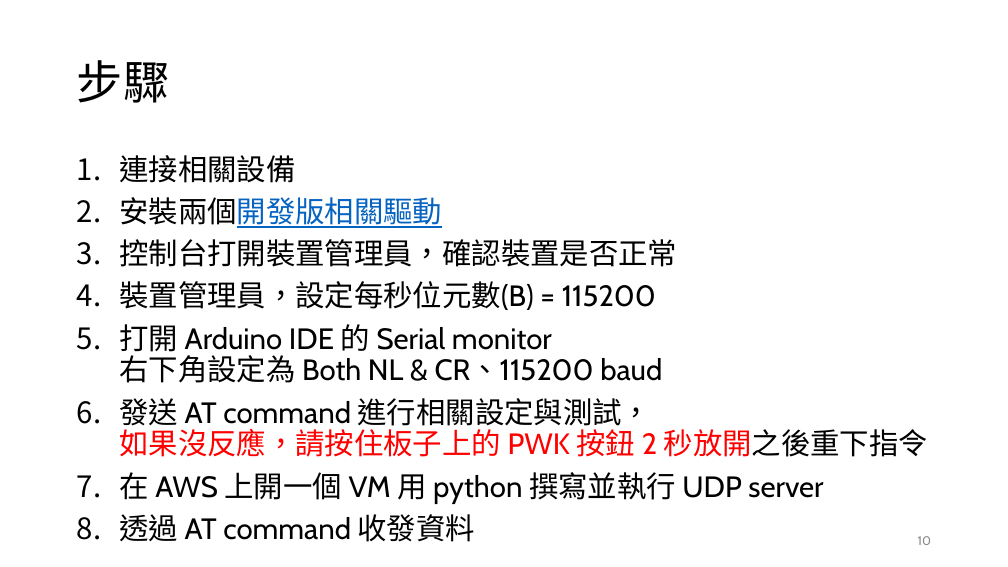
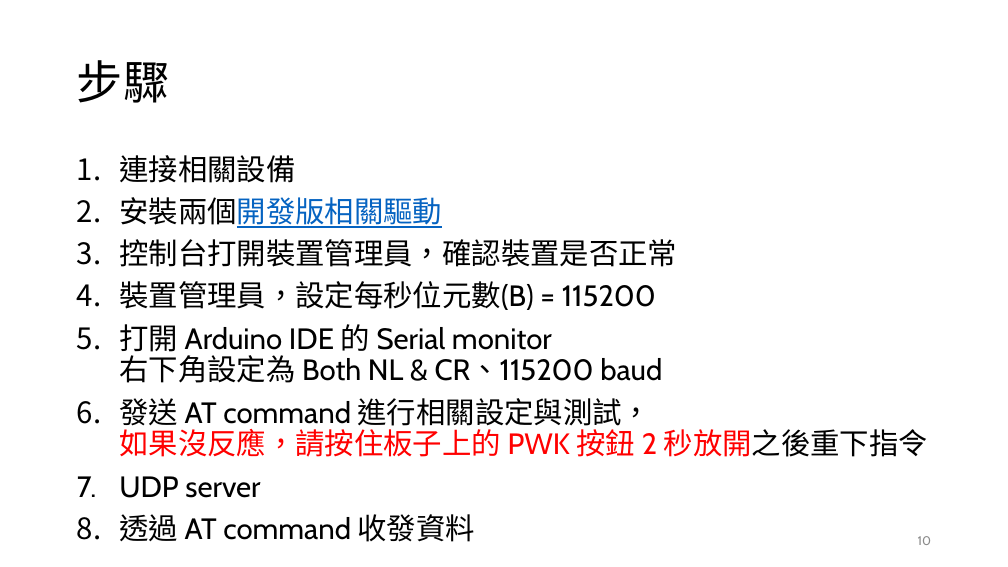
Before and after one commit to Yuki23329626/apache-docker, a slide deck: slide 10 of apache/data/hielo/ppt/NB-IoT.pptx. Drawn at 1008x567 pixels with LibreOffice and Linux fonts; fonts in the diff are those of the drawing. Boxes give left, top, right and bottom in pixels: in the first picture for what was removed or moved away, otherwise in the second. Text is boxed around its words. In the diff, an @@ line names an element or a change of style, - is before the commit and + after.

```diff
--- a/apache/data/hielo/ppt/NB-IoT.pptx
+++ b/apache/data/hielo/ppt/NB-IoT.pptx
@@ text at <box>119,476,260,498</box>: text changed @@
-7. 在 AWS 上開一個 VM 用 python 撰寫並執行 UDP server
+7. UDP server
```
Also in this commit, not shown: 1 other slide changed, 2 other files.
